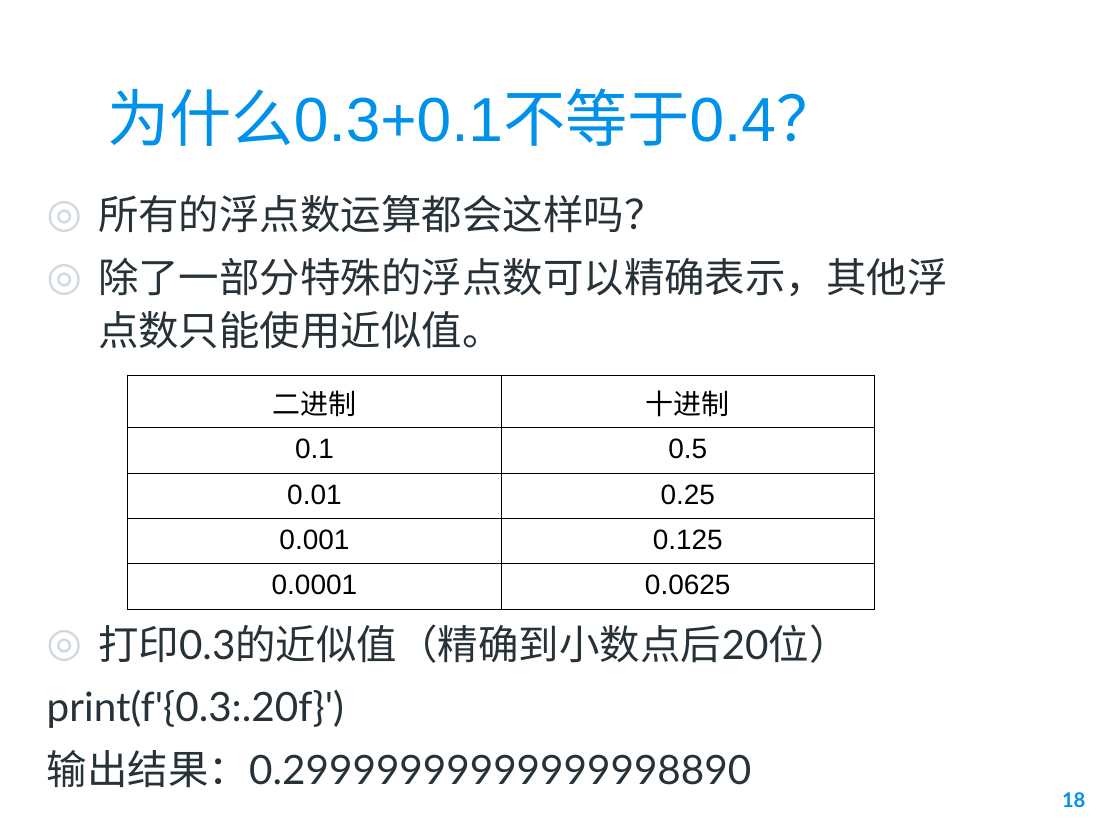
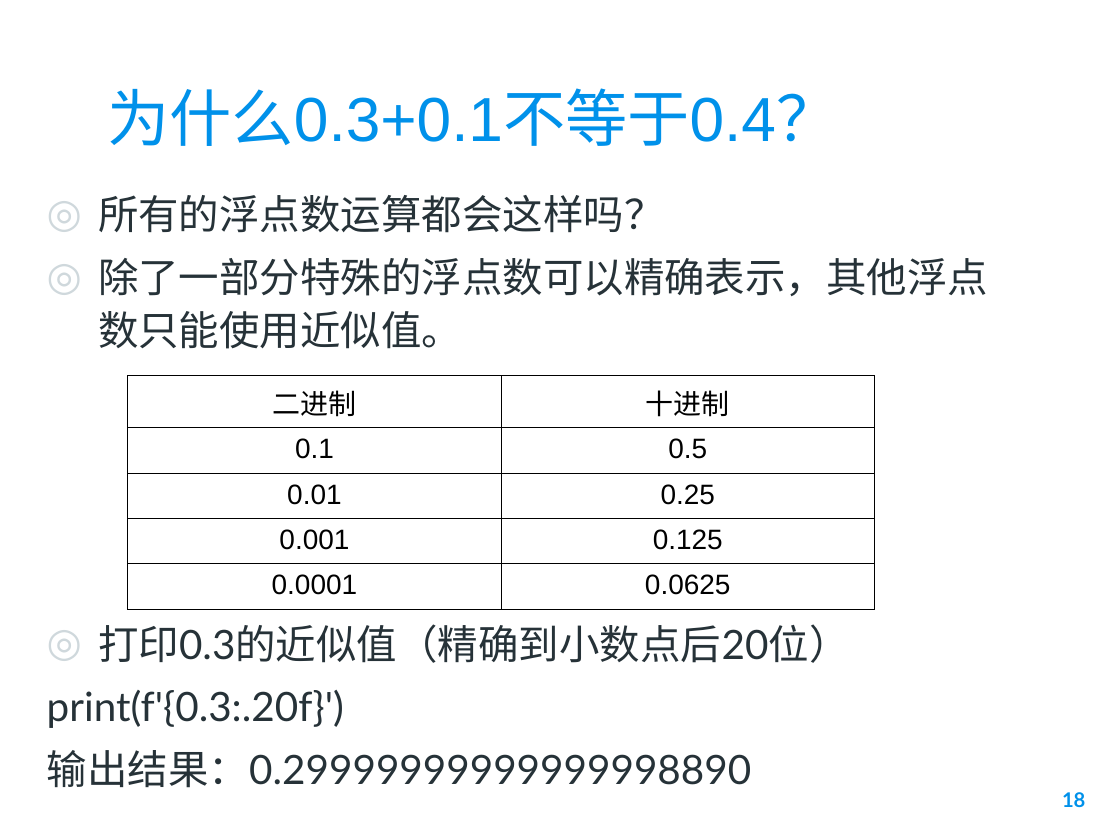
Before and after one commit to zhoujing204/python_course, a slide deck: slide 18 of Presentations/02 Python变量和列表.pptx. Drawn at 1120x840 pixels with LibreOffice and Linux fonts; fonts in the diff are those of the drawing; background and template pictures are left out. Boxes give left, top, right and bottom in pixels: in the first picture for what was removed or moved away, otherwise in the second. Text is boxed around its words. In the diff, an @@ line names an element or a change of style, - is before the commit and + after.

```diff
--- a/Presentations/02 Python变量和列表.pptx
+++ b/Presentations/02 Python变量和列表.pptx
@@ text "所有的浮点数运算都会这样吗？" rewrapped from (x1=47, y1=195, x2=948, y2=788) to (x1=47, y1=195, x2=988, y2=788) @@
```
Also in this commit, not shown: 6 other files.
